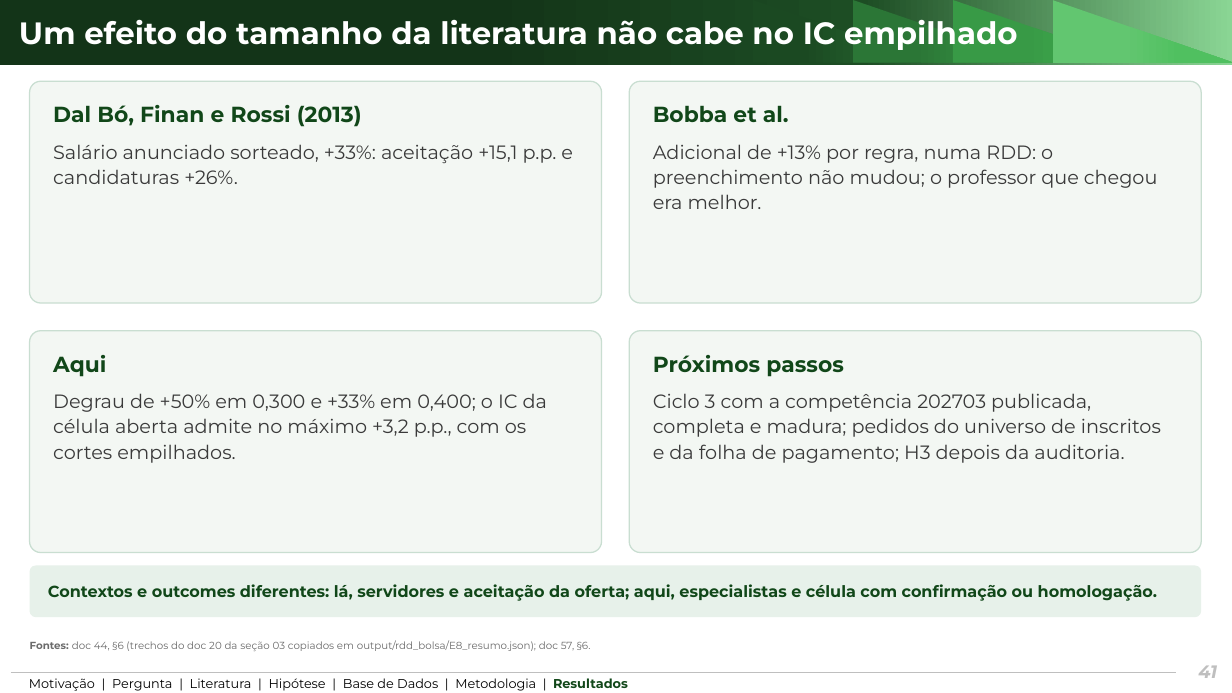
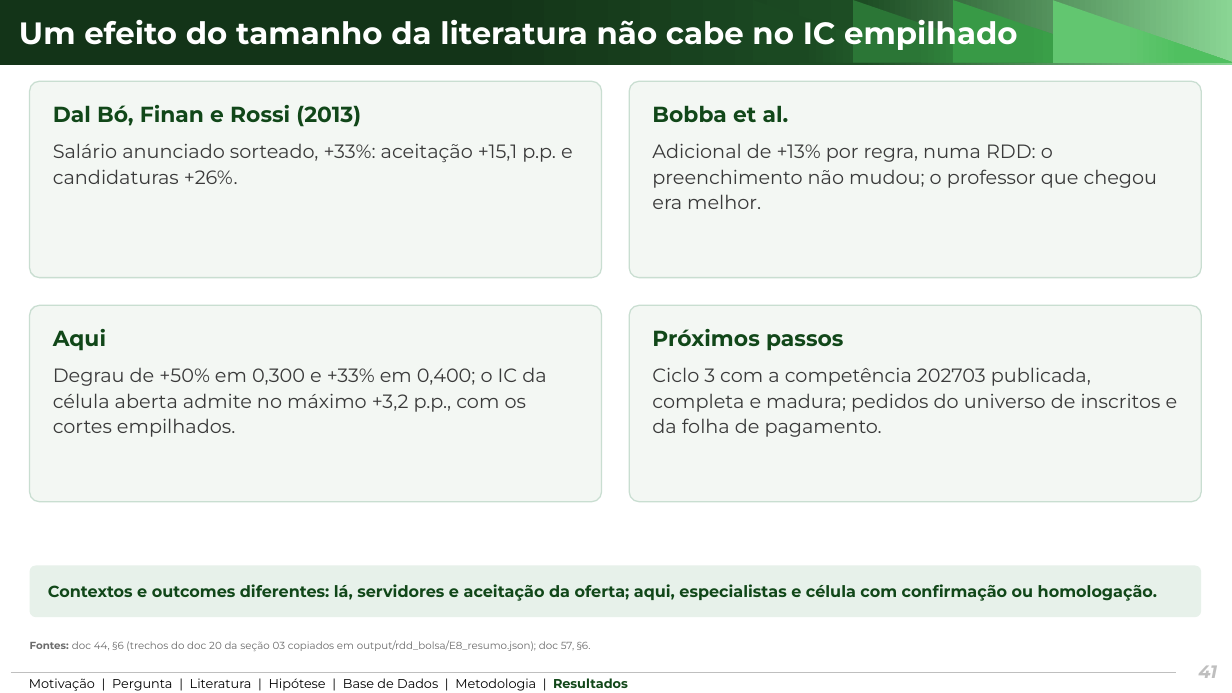
Before and after one commit to ka1victor/impact-eval-health-econ-pmme, a slide deck: slide 41 of output/apresentacao_banca2/deck_banca2_proposta.pptx. Drawn at 1232x693 pixels with LibreOffice and Linux fonts; fonts in the diff are those of the drawing; background and template pictures are left out. Boxes give left, top, right and bottom in pixels: in the first picture for what was removed or moved away, otherwise in the second. Text is boxed around its words. In the diff, an @@ line names an element or a change of style, - is before the commit and + after.

```diff
--- a/output/apresentacao_banca2/deck_banca2_proposta.pptx
+++ b/output/apresentacao_banca2/deck_banca2_proposta.pptx
@@ rounded rectangle "Dal Bó, Finan e Rossi ...": place and size @@
-rounded rectangle "Dal Bó, Finan e Rossi ..." at [30, 81, 602, 303]
+rounded rectangle "Dal Bó, Finan e Rossi ..." at [30, 81, 602, 277]
@@ rounded rectangle "Bobba et al.": place and size @@
-rounded rectangle "Bobba et al." at [629, 81, 1202, 303]
+rounded rectangle "Bobba et al." at [629, 81, 1202, 277]
@@ rounded rectangle "Aqui": place and size @@
-rounded rectangle "Aqui" at [30, 331, 602, 553]
+rounded rectangle "Aqui" at [30, 306, 602, 502]
@@ rounded rectangle "Próximos passos": place and size @@
-rounded rectangle "Próximos passos" at [629, 331, 1202, 553]
+rounded rectangle "Próximos passos" at [629, 306, 1202, 502]
@@ text in rounded rectangle at [652, 367, 1178, 437]: text changed @@
-Ciclo 3 com a competência 202703 publicada, completa e madura; pedidos do universo de inscritos e da folha de pagamento; H3 depois da auditoria.
+Ciclo 3 com a competência 202703 publicada, completa e madura; pedidos do universo de inscritos e da folha de pagamento.
```
Also in this commit, not shown: 3 other slides changed, 16 other files.
